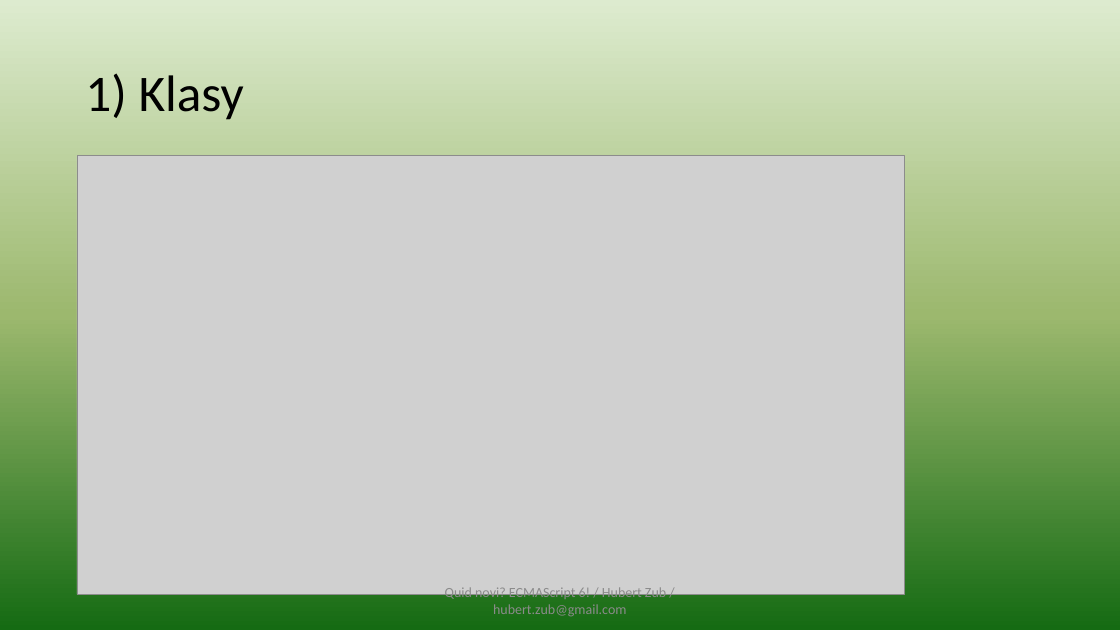
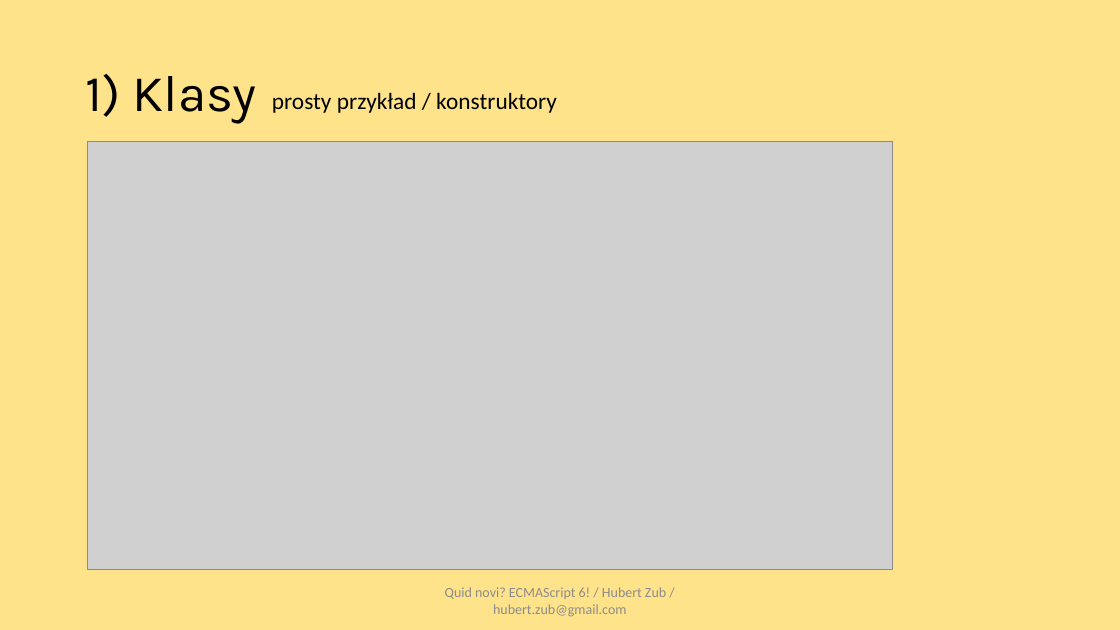
Before and after one commit to hubertzubtt/es6meetjs, a slide deck: slide 14 of prez.pptx (slide 12 before the commit). Drawn at 1120x630 pixels with LibreOffice and Linux fonts; fonts in the diff are those of the drawing; grey boxes stand for pictures. Boxes give left, top, right and bottom in pixels: in the first picture for what was removed or moved away, otherwise in the second. Text is boxed around its words. In the diff, an @@ line names an element or a change of style, - is before the commit and + after.

```diff
--- a/prez.pptx
+++ b/prez.pptx
@@ background gradient #DDEBCF to #9CB86E to #156B13 to #FFE38B @@
@@ title "1) Klasy" at box(85, 74, 257, 123): font Calibri to Karla @@
@@ text added at box(272, 92, 557, 113), 20 pt, text #000000 @@
+prosty przykład / konstruktory
@@ picture: place and size @@
-picture at box(77, 155, 905, 595)
+picture at box(87, 142, 893, 570)
```
Also in this commit, not shown: 39 other slides changed, 3 slides added, 9 other files.
